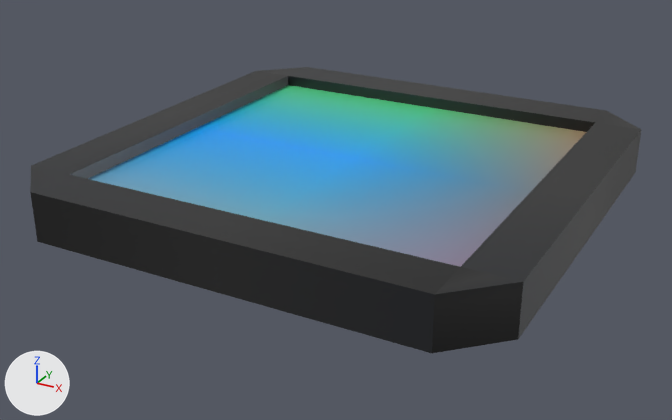
The FBX model Assets/Models/Structures/Group_1/Pow/Power_A.fbx, before and after one commit.
The view is the same before and after, from a 50 mm camera at (84.8, -161.0, 75.4) aimed at (-1.3, -4.6, -2.8). Every picture has the same lights, and +X, +Y and +Z are marked at lower left. Where no turn or scale is listed for an object, it has been applied to the vertices.
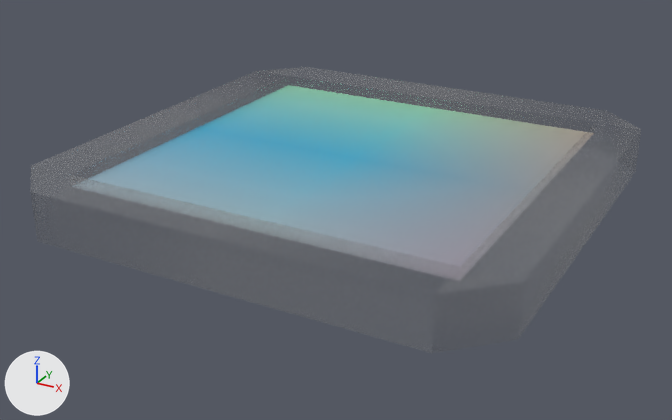
The newer file is also rescaled (x0.0001), turned or shifted as a whole; pictures and numbers use the older file's frame.

Edits to the bpy script that builds the scene:
```text
Change img_gamepalette_albedo_tga:
    img_gamepalette_albedo_tga: load_image('GamePalette_Albedo.tga', '../../../../Textures/Structures/GamePalette_Albedo.tga', 32, 32, 'sRGB') -> load_image('GamePalette_Albedo.tga', '../../../../Textures/Structures/GamePalette_Albedo.tga', 32, 32, 'Non-Color')
Change mat_material:
    where n0 = _N.new('ShaderNodeBsdfPrincipled'); n0.name = 'Principled BSDF'
    remove n0.inputs[28].default_value = 1.0  # 'Emission Strength'
    where n3 = _N.new('ShaderNodeTexImage'); n3.name = 'Image Texture.001'
    remove n4 = _N.new('ShaderNodeTexImage'); n4.name = 'Image Texture.002'
    remove n4.image = img_gamepalette_emission_tga
    n3.image: img_gamepalette_specular_tga -> img_gamepalette_albedo_tga
    remove _L.new(n3.outputs[0], n0.inputs[1])  # 'Color' to 'Metallic'
    remove _L.new(n4.outputs[0], n0.inputs[27])  # 'Color' to 'Emission Color'
    add _L.new(n3.outputs[0], n0.inputs[4])  # 'Color' to 'Alpha'
```

What differs and where, as boxes (x1, y1, x2, y2) in the pictures (672 x 420 px):
'Cube', surface changed (blue to cyan)
    both: (30, 67, 641, 353)
